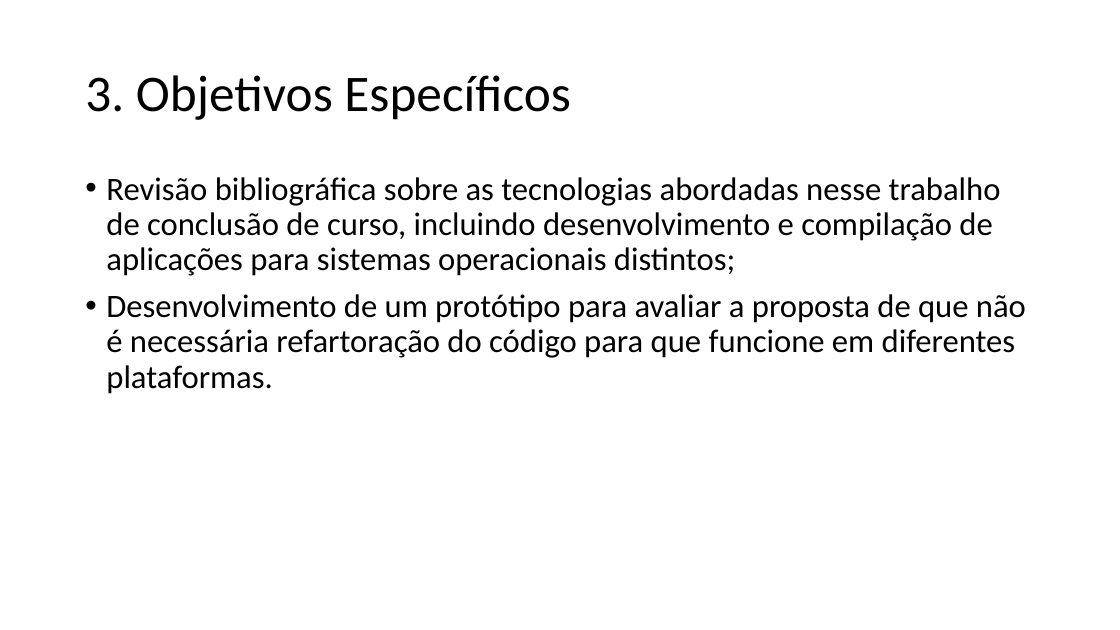
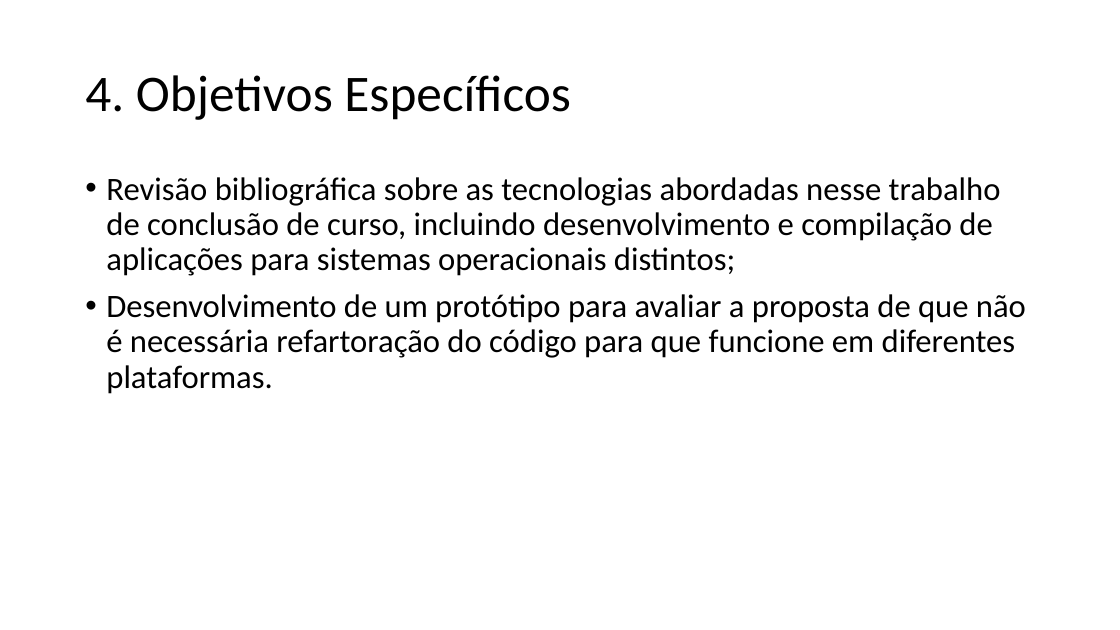
Before and after one commit to ricardopetrere/TCC_FTT, a slide deck: slide 9 of documentos/Apresentação_22_09.pptx (slide 11 before the commit). Drawn at 1120x630 pixels with LibreOffice and Linux fonts; fonts in the diff are those of the drawing. Boxes give left, top, right and bottom in pixels: in the first picture for what was removed or moved away, otherwise in the second. Text is boxed around its words. In the diff, an @@ line names an element or a change of style, - is before the commit and + after.

```diff
--- a/documentos/Apresentação_22_09.pptx
+++ b/documentos/Apresentação_22_09.pptx
@@ title at (x1=85, y1=75, x2=571, y2=120): text changed @@
-3. Objetivos Específicos
+4. Objetivos Específicos
```
Also in this commit, not shown: 10 other slides changed, 6 slides added, 2 slides removed.
